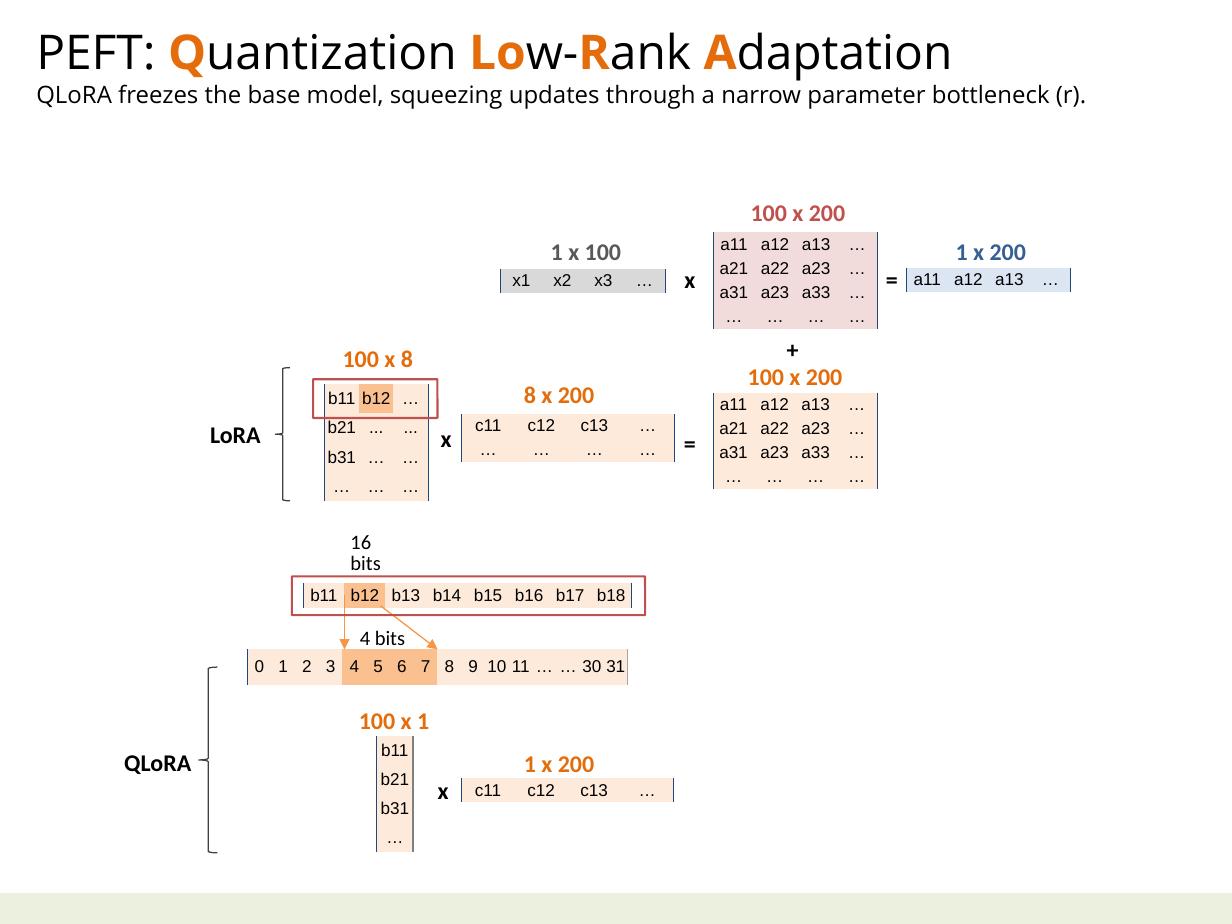
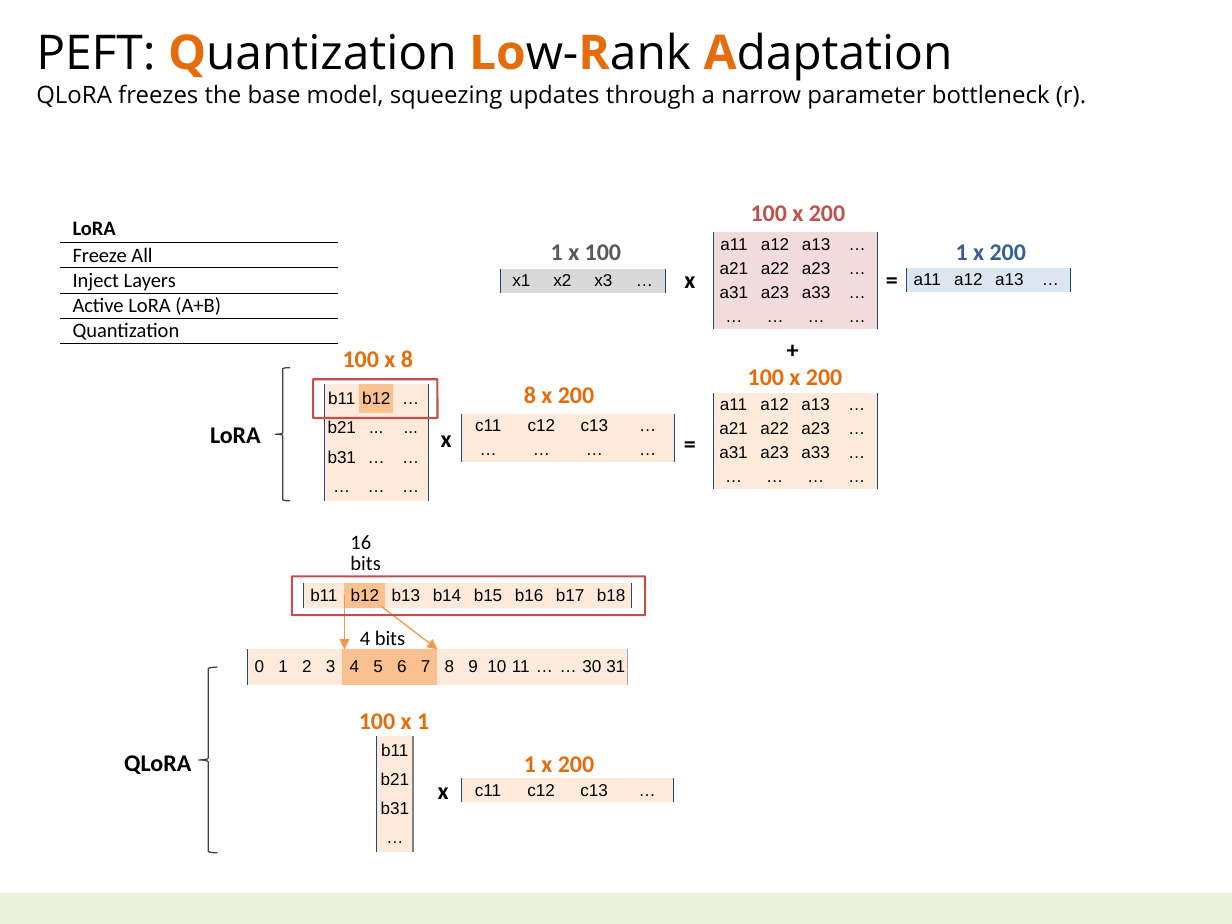
Before and after one commit to navibator/crazy-ai, a slide deck: slide 35 of ai-gemma.pptx (slide 34 before the commit). Drawn at 1232x924 pixels with LibreOffice and Linux fonts; fonts in the diff are those of the drawing. Boxes give left, top, right and bottom in pixels: in the first picture for what was removed or moved away, otherwise in the second. Text is boxed around its words. In the diff, an @@ line names an element or a change of style, - is before the commit and + after.

```diff
--- a/ai-gemma.pptx
+++ b/ai-gemma.pptx
@@ table added at (x1=60, y1=214, x2=338, y2=344), 5 rows, 1 columns @@
+LoRA
+Freeze All
+Inject Layers
+Active LoRA (A+B)
+Quantization
```
Also in this commit, not shown: 3 other slides changed, 1 slide added, 2 other files.
